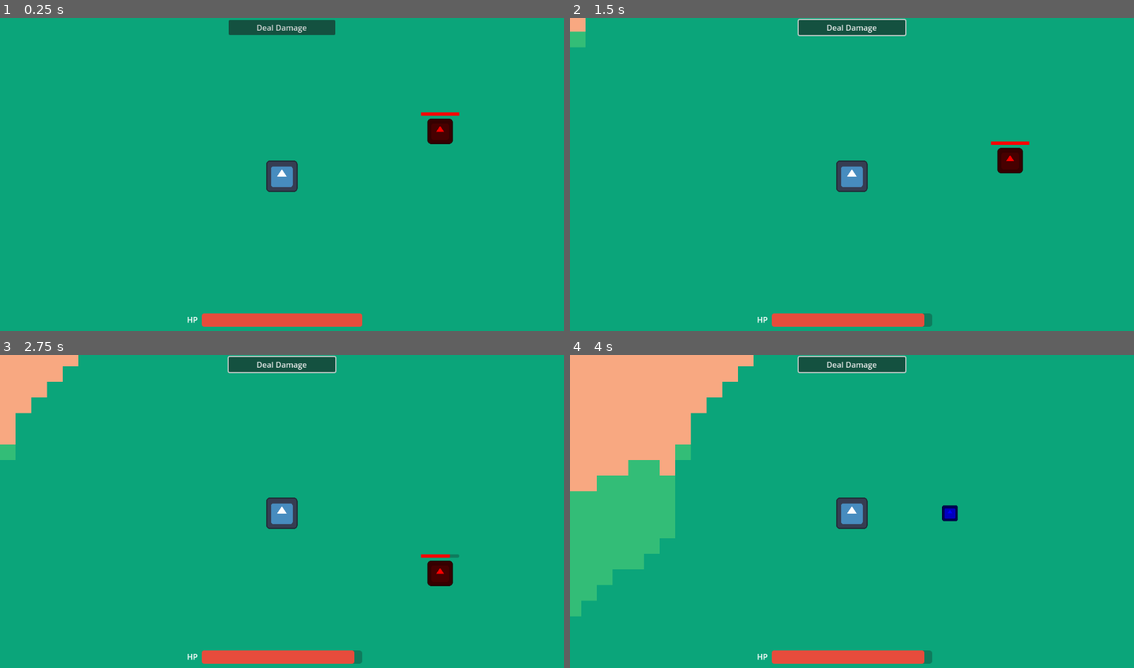
Above: before the commit, frames 1-4 (two rows, left to right).
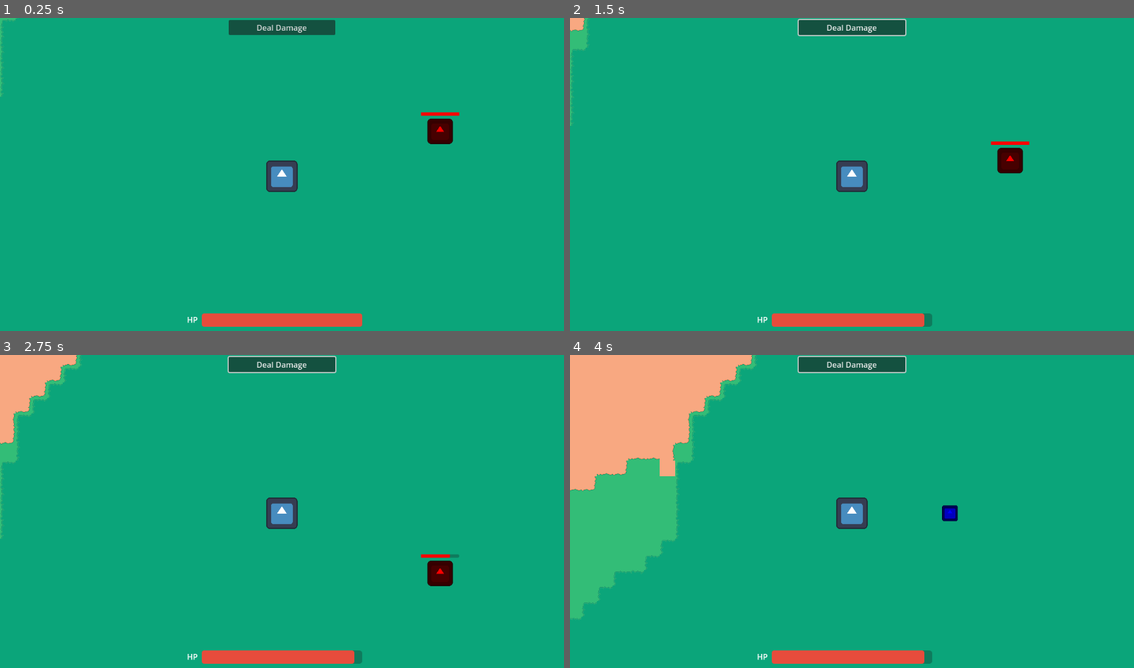
Above: after the commit, the same moments.

Repository: david8zhang/magical-researcher
Game: Godot game, scene res://scenes/Main.tscn
Same seed, same stepped clock (60 frames per second), same inputs: the game is played once before the commit and once after it. The engine's default icon, where the game draws it, is replaced by a stand-in: a white triangle on a blue panel in a dark square.
Inputs (mouse positions are in pixels of both pictures, inside the frame that each line leads up to):
- Up to frame 1 (0.25 s): no input
- Up to frame 2 (1.5 s): click "Deal Damage" at 0.5 s; move the mouse to (823, 240) at 1.27 s; hold W (move_up) from 1.28 s (still down); click (823, 240) at 1.42 s
- Up to frame 3 (2.75 s): release W (move_up) at 2 s; drag from (451, 561) to (253, 577) at 2.02 s
- Up to frame 4 (4 s): move the mouse to (682, 464) at 2.77 s; hold A (move_left) 2.78-3.5 s; drag from (880, 514) to (682, 464) at 3.52 s

The runs differ from the first frame. In frame 1, 0.1% of the frame differs, in the area x 0-4%, y 0-25%; in frame 2, 0.2%; in frame 3, 0.5%; in frame 4, 0.9%, in the area x 0-34%, y 0-85%.

Commit message:
added corners, edges in tilemap generation

Diff:
--- a/prefabs/enemies/BasicEnemy.tscn
+++ b/prefabs/enemies/BasicEnemy.tscn
@@ -18,7 +18,7 @@
 script = ExtResource("1_dablm")
 
 [node name="BasicEnemyAI" parent="." node_paths=PackedStringArray("blackboard", "actor") instance=ExtResource("2_e4t6s")]
-blackboard = NodePath("@Node@21473")
+blackboard = NodePath("@Node@20029")
 actor = NodePath("..")
 
 [node name="Sprite2D" type="Sprite2D" parent="."]
--- a/scenes/Main.tscn
+++ b/scenes/Main.tscn
@@ -37,12 +37,13 @@
 
 [sub_resource type="TileSet" id="TileSet_iyu7n"]
 tile_size = Vector2i(32, 32)
-sources/0 = SubResource("TileSetAtlasSource_j7lpe")
+sources/0 = SubResource("TileSetAtlasSource_kd3xc")
 
 [node name="Main" type="Node2D"]
 script = ExtResource("1_56j8m")
 
 [node name="TileMap" type="TileMap" parent="."]
+position = Vector2(0, 1)
 tile_set = SubResource("TileSet_iyu7n")
 format = 2
 script = ExtResource("4_34inj")
--- a/scripts/ProcGenMap.gd
+++ b/scripts/ProcGenMap.gd
@@ -11,6 +11,24 @@
 @onready var game = get_node("/root/Main") as Game
 
 var loaded_chunks = []
+
+var DARK_GRASS_NORTH_EDGE = Vector2i(1, 0)
+var DARK_GRASS_WEST_EDGE = Vector2i(2, 0)
+var DARK_GRASS_EAST_EDGE = Vector2i(3, 0)
+var DARK_GRASS_SOUTH_EDGE = Vector2i(4, 0)
+var DARK_GRASS_NORTH_EAST_CORNER = Vector2i(5, 0)
+var DARK_GRASS_SOUTH_WEST_CORNER = Vector2i(6, 0)
+var DARK_GRASS_NORTH_WEST_CORNER = Vector2i(7, 0)
+var DARK_GRASS_SOUTH_EAST_CORNER = Vector2i(8, 0)
+
+var DIRT_NORTH_EDGE = Vector2i(1, 1)
+var DIRT_WEST_EDGE = Vector2i(2, 1)
+var DIRT_EAST_EDGE = Vector2i(3, 1)
+var DIRT_SOUTH_EDGE = Vector2i(4, 1)
+var DIRT_NORTH_EAST_CORNER = Vector2i(5, 1)
+var DIRT_SOUTH_WEST_CORNER = Vector2i(6, 1)
+var DIRT_NORTH_WEST_CORNER = Vector2i(7, 1)
+var DIRT_SOUTH_EAST_CORNER = Vector2i(8, 1)
 
 func _ready():
 	altitude.seed = randi()
@@ -55,6 +73,146 @@
 			if Vector2i(pos.x, pos.y) not in loaded_chunks:
 				loaded_chunks.append(Vector2i(pos.x, pos.y))
 
+	# Fill in corner / edge tiles
+	fill_in_edges(pos)
+
+func fill_in_edges(pos: Vector2):
+	for x in range(chunk_width):
+		for y in range(chunk_height):
+			var tile_x = pos.x - (chunk_width / 2) + x
+			var tile_y = pos.y - (chunk_width / 2) + y
+			# var cell_atlas_coords = get_cell_atlas_coords(0, pos)
+			var tile_type = get_tile_type(Vector2(tile_x, tile_y))
+			set_cell(0, Vector2i(tile_x, tile_y), 0, tile_type)
+
+
+func get_neighbors(pos: Vector2):
+	var neighbor_above = Vector2i(pos.x, pos.y - 1)
+	var neighbor_below = Vector2i(pos.x, pos.y + 1)
+	var neighbor_left = Vector2i(pos.x - 1, pos.y)
+	var neighbor_right = Vector2i(pos.x + 1, pos.y)
+	return [
+		get_cell_atlas_coords(0, neighbor_above),
+		get_cell_atlas_coords(0, neighbor_below),
+		get_cell_atlas_coords(0, neighbor_left),
+		get_cell_atlas_coords(0, neighbor_right)
+	]
+
+
+func get_tile_type(pos: Vector2):
+	if is_dirt_tile(pos):
+		if is_upper_edge(pos):
+			return DIRT_NORTH_EDGE
+		elif is_lower_edge(pos):
+			return DIRT_SOUTH_EDGE
+		elif is_west_edge(pos):
+			return DIRT_WEST_EDGE
+		elif is_east_edge(pos):
+			return DIRT_EAST_EDGE
+		elif is_northwest_corner(pos):
+			return DIRT_NORTH_WEST_CORNER
+		elif is_southwest_corner(pos):
+			return DIRT_SOUTH_WEST_CORNER
+		elif is_northeast_corner(pos):
+			return DIRT_NORTH_EAST_CORNER
+		elif is_southeast_corner(pos):
+			return DIRT_SOUTH_EAST_CORNER
+		else:
+			return Vector2i(0, 1)
+	elif is_dark_grass_tile(pos):
+		if is_upper_edge(pos):
+			return DARK_GRASS_NORTH_EDGE
+		elif is_lower_edge(pos):
+			return DARK_GRASS_SOUTH_EDGE
+		elif is_west_edge(pos):
+			return DARK_GRASS_WEST_EDGE
+		elif is_east_edge(pos):
+			return DARK_GRASS_EAST_EDGE
+		elif is_northwest_corner(pos):
+			return DARK_GRASS_NORTH_WEST_CORNER
+		elif is_southwest_corner(pos):
+			return DARK_GRASS_SOUTH_WEST_CORNER
+		elif is_northeast_corner(pos):
+			return DARK_GRASS_NORTH_EAST_CORNER
+		elif is_southeast_corner(pos):
+			return DARK_GRASS_SOUTH_EAST_CORNER
+		else:
+			return Vector2i(0, 0)
+	else:
+		return Vector2i(0, 2)
+
+func is_dirt_tile(tile_pos: Vector2):
+	var cell_atlas_coords = get_cell_atlas_coords(0, tile_pos)
+	return cell_atlas_coords.y == 1
+
+func is_dark_grass_tile(tile_pos: Vector2):
+	var cell_atlas_coords = get_cell_atlas_coords(0, tile_pos)
+	return cell_atlas_coords.y == 0
+
+func is_upper_edge(pos: Vector2):
+	var neighbors = get_neighbors(pos)
+	var curr_cell = get_cell_atlas_coords(0, pos)
+	return neighbors[0].y != curr_cell.y \
+		and neighbors[1].y == curr_cell.y \
+		and neighbors[2].y == curr_cell.y \
+		and neighbors[3].y == curr_cell.y
+
+func is_lower_edge(pos: Vector2):
+	var neighbors = get_neighbors(pos)
+	var curr_cell = get_cell_atlas_coords(0, pos)
+	return neighbors[0].y == curr_cell.y \
+		and neighbors[1].y != curr_cell.y \
+		and neighbors[2].y == curr_cell.y \
+		and neighbors[3].y == curr_cell.y
+
+func is_west_edge(pos: Vector2):
+	var neighbors = get_neighbors(pos)
+	var curr_cell = get_cell_atlas_coords(0, pos)
+	return neighbors[0].y == curr_cell.y \
+		and neighbors[1].y == curr_cell.y \
+		and neighbors[2].y != curr_cell.y \
+		and neighbors[3].y == curr_cell.y
+
+func is_east_edge(pos: Vector2):
+	var neighbors = get_neighbors(pos)
+	var curr_cell = get_cell_atlas_coords(0, pos)
+	return neighbors[0].y == curr_cell.y \
+		and neighbors[1].y == curr_cell.y \
+		and neighbors[2].y == curr_cell.y \
+		and neighbors[3].y != curr_cell.y
+
+func is_northwest_corner(pos: Vector2):
+	var neighbors = get_neighbors(pos)
+	var curr_cell = get_cell_atlas_coords(0, pos)
+	return neighbors[0].y != curr_cell.y \
+		and neighbors[1].y == curr_cell.y \
+		and neighbors[2].y != curr_cell.y \
+		and neighbors[3].y == curr_cell.y
+
+func is_southwest_corner(pos: Vector2):
+	var neighbors = get_neighbors(pos)
+	var curr_cell = get_cell_atlas_coords(0, pos)
+	return neighbors[0].y == curr_cell.y \
+		and neighbors[1].y != curr_cell.y \
+		and neighbors[2].y != curr_cell.y \
+		and neighbors[3].y == curr_cell.y
+
+func is_northeast_corner(pos: Vector2):
+	var neighbors = get_neighbors(pos)
+	var curr_cell = get_cell_atlas_coords(0, pos)
+	return neighbors[0].y != curr_cell.y \
+		and neighbors[1].y == curr_cell.y \
+		and neighbors[2].y == curr_cell.y \
+		and neighbors[3].y != curr_cell.y
+
+func is_southeast_corner(pos: Vector2):
+	var neighbors = get_neighbors(pos)
+	var curr_cell = get_cell_atlas_coords(0, pos)
+	return neighbors[0].y == curr_cell.y \
+		and neighbors[1].y != curr_cell.y \
+		and neighbors[2].y == curr_cell.y \
+		and neighbors[3].y != curr_cell.y
+
 func unload_distant_chunks(player_pos):
 	var unload_dist = (chunk_width * 2) + 1
 	for chunk in loaded_chunks:
Binary file changed: assets/forest-tileset.png
Not shown: 1 places in scenes/Main.tscn that only renumber resources
